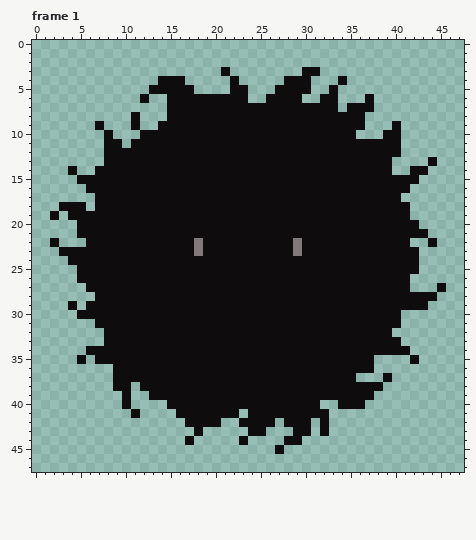
One commit to this pixel-art file: save-the-hangman/bichitos/bichito.aseprite. Above: the version before the commit.
48x48 pixels, 2 frames. Shown: frame 1. The commit also changed other frames, which this record leaves out.
The same view after the edit:
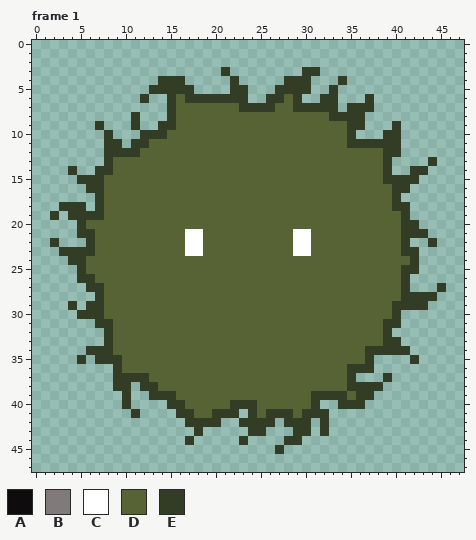
Palette (. is transparent): A #0e0c0c  B #807b7a  C #ffffff  D #586335  E #333c24
The exact change:
Changed rows in their new state; - is an unchanged pixel.
Frame 1, layers "Layer 2", "Layer 1":
first column x 2:
 3 -------------------E--------EE--------------
 4 ------------EEE-----E-----EEE---E-----------
 5 -----------EEEEE----EE---EEEE--E------------
 6 ----------E--EDEEEEEEE--EEDE--EE---E--------
 7 -------------EDDDDDDDEEEEDDEEEEE-EEE--------
 8 ---------E---EDDDDDDDDDDDDDDDDDEEEE---------
 9 -----E---E--EEDDDDDDDDDDDDDDDDDDDEE---E-----
10 ------E---EEEDDDDDDDDDDDDDDDDDDDDE---EE-----
11 ------EE-EEDDDDDDDDDDDDDDDDDDDDDDEEEEEE-----
12 ------EEEEDDDDDDDDDDDDDDDDDDDDDDDDDDDEE-----
13 ------EDDDDDDDDDDDDDDDDDDDDDDDDDDDDDDE----E-
14 --E--EEDDDDDDDDDDDDDDDDDDDDDDDDDDDDDDE--EE--
15 ---EEEDDDDDDDDDDDDDDDDDDDDDDDDDDDDDDDEEEE---
16 ----EEDDDDDDDDDDDDDDDDDDDDDDDDDDDDDDDDEE----
17 -----EDDDDDDDDDDDDDDDDDDDDDDDDDDDDDDDDE-----
18 -EEE-EDDDDDDDDDDDDDDDDDDDDDDDDDDDDDDDDEE----
19 E-EEEEDDDDDDDDDDDDDDDDDDDDDDDDDDDDDDDDDE----
20 ---EDDDDDDDDDDDDDDDDDDDDDDDDDDDDDDDDDDDEE---
21 ---EEDDDDDDDDDDCCDDDDDDDDDDCCDDDDDDDDDDEEE--
22 E---EDDDDDDDDDDCCDDDDDDDDDDCCDDDDDDDDDDE--E-
23 -EEEEDDDDDDDDDDCCDDDDDDDDDDCCDDDDDDDDDDEE---
24 --EEDDDDDDDDDDDDDDDDDDDDDDDDDDDDDDDDDDDDE---
25 ---EDDDDDDDDDDDDDDDDDDDDDDDDDDDDDDDDDDDEE---
26 ---EEDDDDDDDDDDDDDDDDDDDDDDDDDDDDDDDDDDE----
27 ----EEDDDDDDDDDDDDDDDDDDDDDDDDDDDDDDDDDE---E
28 -----EDDDDDDDDDDDDDDDDDDDDDDDDDDDDDDDDDEEEE-
29 --E-EEDDDDDDDDDDDDDDDDDDDDDDDDDDDDDDDDEEEE--
30 ---EEEDDDDDDDDDDDDDDDDDDDDDDDDDDDDDDDDE-----
31 -----EEDDDDDDDDDDDDDDDDDDDDDDDDDDDDDDEE-----
32 ------EDDDDDDDDDDDDDDDDDDDDDDDDDDDDDDE------
33 ------EDDDDDDDDDDDDDDDDDDDDDDDDDDDDDDEE-----
34 ----EEEDDDDDDDDDDDDDDDDDDDDDDDDDDDDEEEEE----
35 ---E-EEEDDDDDDDDDDDDDDDDDDDDDDDDDDDE----E---
36 -------EDDDDDDDDDDDDDDDDDDDDDDDDDEEE--------
37 -------EEEEDDDDDDDDDDDDDDDDDDDDDDE---E------
38 -------EE-EEDDDDDDDDDDDDDDDDDDDDDEEEE-------
39 --------E--EEEDDDDDDDDDDDDDDDEEEEDEE--------
40 --------E----EEDDDDDEEEDDDDDDE--EEE---------
41 ---------E----EEDDEEE-EDEEEDEEE-------------
42 ---------------EEEE--EEEE-EEE-E-------------
43 ----------------E-----EE---EE-E-------------
44 ---------------E-----E----EE----------------
45 -------------------------E------------------
